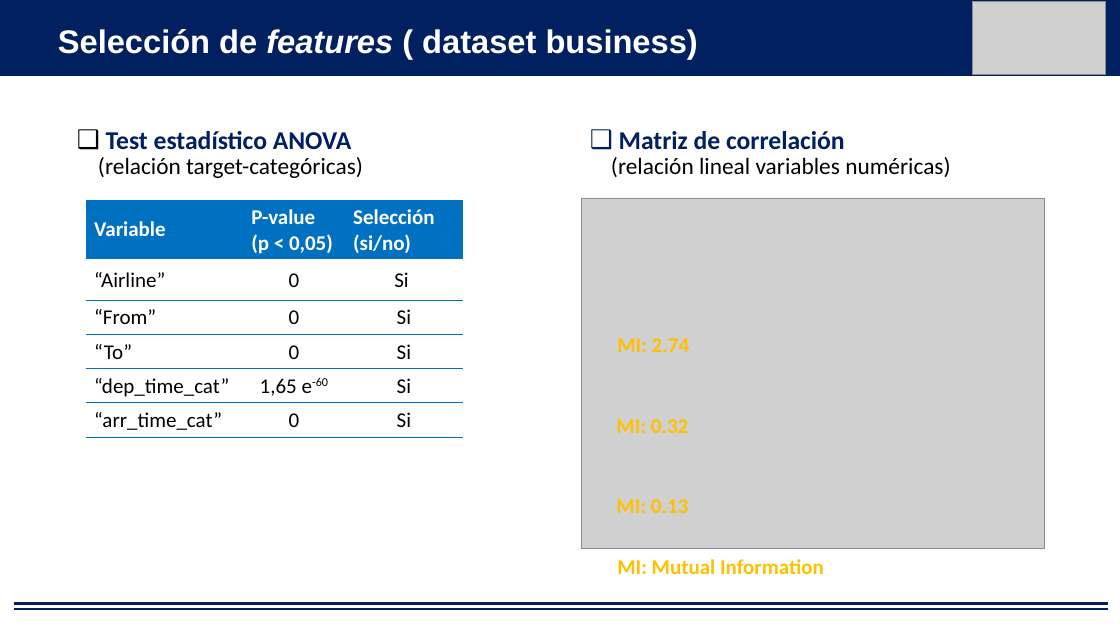
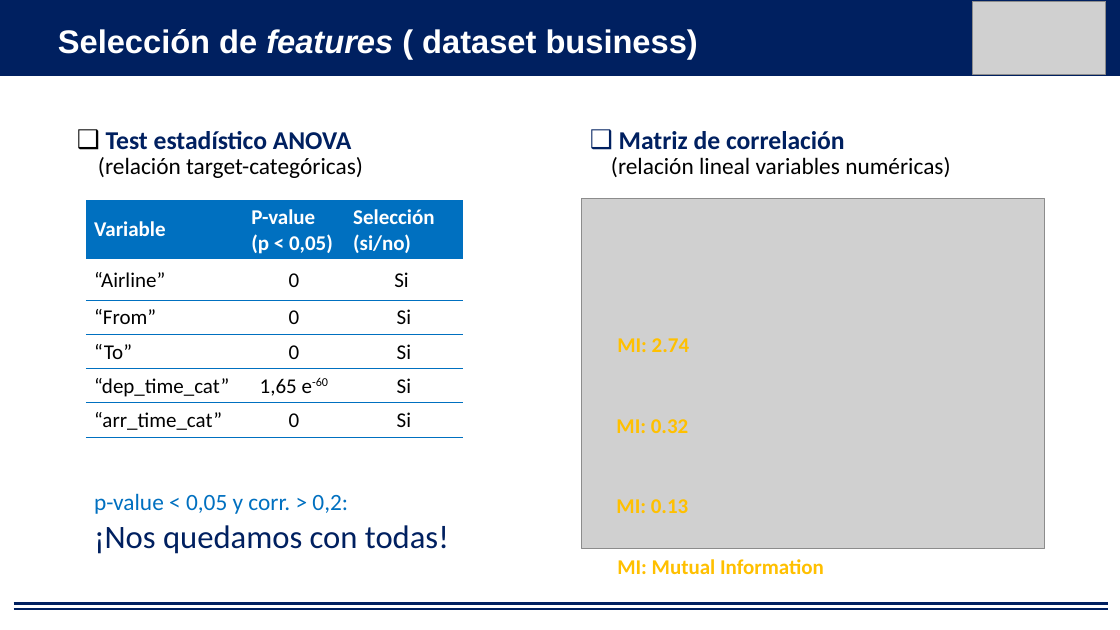
Before and after one commit to Cesar-CSP/ML_Prediccion_Precios_Vuelos, a slide deck: slide 6 of Presentación_Main_Prediccion_Vuelos_India_V2.pptx. Drawn at 1120x630 pixels with LibreOffice and Linux fonts; fonts in the diff are those of the drawing; grey boxes stand for pictures. Boxes give left, top, right and bottom in pixels: in the first picture for what was removed or moved away, otherwise in the second. Text is boxed around its words. In the diff, an @@ line names an element or a change of style, - is before the commit and + after.

```diff
--- a/Presentación_Main_Prediccion_Vuelos_India_V2.pptx
+++ b/Presentación_Main_Prediccion_Vuelos_India_V2.pptx
@@ text added at box(94, 493, 449, 554), 20 pt, text #0070C0 @@
+p-value < 0,05 y corr. > 0,2:
+¡Nos quedamos con todas!
```
Also in this commit, not shown: 5 other slides changed, 1 other file.
